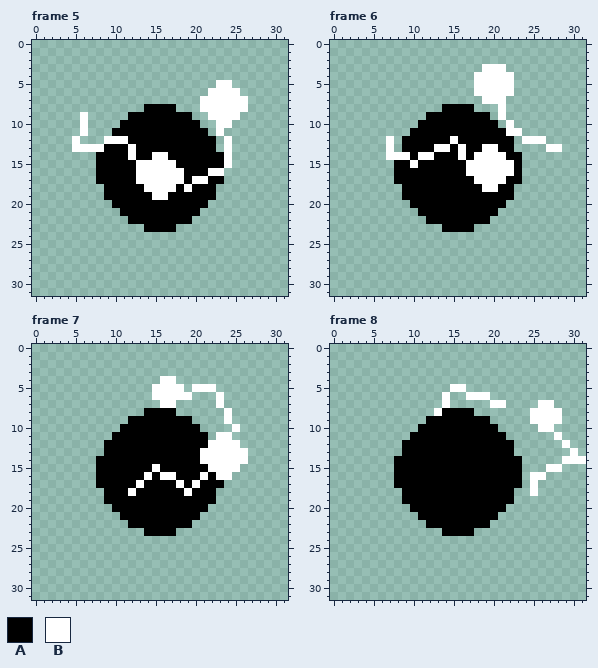
Two versions of one pixel-art file, Assets/Arts/Enemies/Boss/AncientOne/ATK1/ATK1Bullet/LHBulletFly.aseprite. This is how it looked before the edit.
32x32 pixels, 10 frames. Shown: frame 5, frame 6, frame 7, frame 8. The commit also changed other frames, which this record leaves out.
Palette (. is transparent): A #000000  B #ffffff
After:
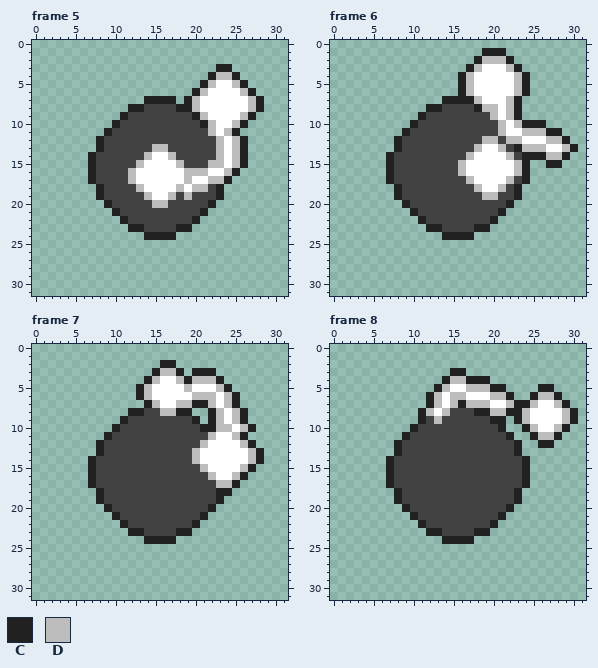
Colours new in this view: C #212121  D #bdbdbd
Edits made:
layer "Group 1/Layer 1" added
layer "Group 1/Layer 2" added
layer "Group 1/Layer 3" added
layer "Flattened" added
layer "Layer 1" removed
colour A: #000000 -> #424242
Frame 5:
y 3: x 23..24 .. -> CC
y 4: x 22..25 .... -> CDDC
y 5: x 21..22 .. -> CD; x 25..26 .. -> DC
y 6: x 20..21 .. -> CD; x 26..27 .. -> DC
y 7: x 14..17 .... -> CCCC; x 19..20 .. -> CD; x 27..28 .. -> DC
y 8: x 12..13 .. -> CC; x 18..20 ... -> CCD; x 27..28 .. -> DC
y 9: x 6 B -> .; x 11 . -> C; x 20..21 .. -> CD; x 26..27 .. -> DC
y 10: x 6 B -> .; x 10 . -> C; x 21..22 .. -> CD; x 25..26 .. -> DC
y 11: x 6 B -> .; x 9 . -> C; x 22 . -> D; x 24..25 .. -> DC
y 12: x 5 B -> .; x 8..11 .BBB -> CAAA; x 23 . -> D; x 25..26 .. -> DC
y 13: x 5..8 BBBB -> ...C; x 12 B -> A; x 15..16 AA -> DD; x 23 . -> D; x 25..26 .. -> DC
y 14: x 7 . -> C; x 12 B -> A; x 14 A -> D; x 17 A -> D; x 23 A -> D; x 25..26 .. -> DC
y 15: x 7 . -> C; x 13 B -> D; x 18 A -> D; x 22..23 AA -> DD; x 25..26 .. -> DC
y 16: x 7 . -> C; x 12 A -> D; x 19..21 AAA -> DDD; x 24..25 .. -> DC
y 17: x 7 . -> C; x 12 A -> D; x 19 A -> D; x 22..24 AA. -> DDC
y 18: x 8 . -> C; x 13 A -> D; x 18 A -> D; x 20..21 AA -> DD; x 23 . -> C
y 19: x 8 . -> C; x 14 A -> D; x 17 A -> D; x 19 A -> D; x 23 . -> C
y 20: x 9 . -> C; x 15..16 AA -> DD; x 22 . -> C
y 21: x 10 . -> C; x 21 . -> C
y 22: x 11 . -> C; x 20 . -> C
y 23: x 12..13 .. -> CC; x 18..19 .. -> CC
y 24: x 14..17 .... -> CCCC
Frame 6:
y 1: x 19..21 ... -> CCC
y 2: x 18..22 ..... -> CDDDC
y 3: x 17..18 .. -> CD; x 22..23 .. -> DC
y 4..6: x 16..17 .. -> CD; x 23..24 .. -> DC
y 7: x 14..18 ..... -> CCCCD; x 22..23 .. -> DC
y 8: x 12..13 .. -> CC; x 18..20 ... -> CDD; x 22..23 .. -> DC
y 9: x 11 . -> C; x 20 . -> D; x 22..23 .. -> DC
y 10: x 10 . -> C; x 21 . -> D; x 23..26 .... -> DCCC
y 11: x 9 . -> C; x 21 A -> D; x 24..28 ..... -> DDDCC
y 12: x 7..8 B. -> .C; x 15 B -> A; x 19..20 AA -> DD; x 22..23 A. -> DD; x 27..29 ... -> DDC
y 13: x 7..8 B. -> .C; x 13..14 BB -> AA; x 16 B -> A; x 18 A -> D; x 21 A -> D; x 23..26 .... -> CDDD; x 29..30 .. -> DC
y 14: x 7..9 BBB -> CAA; x 11..12 BB -> AA; x 16..17 BA -> AD; x 22 A -> D; x 24..29 ...... -> CCCDDC
y 15: x 7 . -> C; x 10 B -> A; x 16 A -> D; x 23..24 A. -> DC; x 27..28 .. -> CC
y 16: x 7 . -> C; x 16 A -> D; x 23..24 A. -> DC
y 17: x 7 . -> C; x 17 A -> D; x 22 A -> D; x 24 . -> C
y 18: x 8 . -> C; x 18 A -> D; x 21 A -> D; x 23 . -> C
y 19: x 8 . -> C; x 19..20 AA -> DD; x 23 . -> C
y 20: x 9 . -> C; x 22 . -> C
y 21: x 10 . -> C; x 21 . -> C
y 22: x 11 . -> C; x 20 . -> C
y 23: x 12..13 .. -> CC; x 18..19 .. -> CC
y 24: x 14..17 .... -> CCCC
Frame 7, layer "Flattened":
y 2: x 16..17 .. -> CC
y 3: x 15..18 .... -> CDDC; x 20..22 ... -> CCC
y 4: x 14..15 .. -> CD; x 18..23 ...... -> DCDDDC
y 5: x 13..14 .. -> CD; x 19 . -> D; x 23..24 .. -> DC
y 6: x 13..14 .. -> CD; x 20..22 ... -> DDD; x 24..25 .. -> DC
y 7: x 14..15 .. -> CD; x 18..22 ..... -> DDCCD; x 24..25 .. -> DC
y 8: x 12..13 .. -> CC; x 16..19 AA.. -> DDCC; x 22..23 .. -> CD; x 25..26 .. -> DC
y 9: x 11 . -> C; x 20 . -> C; x 22..23 .. -> CD; x 25..26 .. -> DC
y 10: x 10 . -> C; x 21..24 .... -> CCDD; x 26..27 .. -> DC
y 11: x 9 . -> C; x 22 . -> D; x 25..26 .. -> DC
y 12: x 8 . -> C; x 21 A -> D; x 26..27 .. -> DC
y 13: x 8 . -> C; x 20 A -> D; x 27..28 .. -> DC
y 14: x 7 . -> C; x 20 A -> D; x 27..28 .. -> DC
y 15: x 7 . -> C; x 15 B -> A; x 21 A -> D; x 26..27 .. -> DC
y 16: x 7 . -> C; x 14 B -> A; x 16..17 BB -> AA; x 21..22 BA -> AD; x 25..26 .. -> DC
y 17: x 7 . -> C; x 13 B -> A; x 18 B -> A; x 20 B -> A; x 23..25 A.. -> DDC
y 18: x 8 . -> C; x 12 B -> A; x 19 B -> A; x 23..24 .. -> CC
y 19: x 8 . -> C; x 23 . -> C
y 20: x 9 . -> C; x 22 . -> C
y 21: x 10 . -> C; x 21 . -> C
y 22: x 11 . -> C; x 20 . -> C
y 23: x 12..13 .. -> CC; x 18..19 .. -> CC
y 24: x 14..17 .... -> CCCC
Frame 8:
y 3: x 15..16 .. -> CC
y 4: x 14..19 ...... -> CDDCCC
y 5: x 13..14 .. -> CD; x 17..21 ..... -> DDDCC; x 26..27 .. -> CC
y 6: x 12..13 .. -> CD; x 15..16 .. -> DD; x 20..22 ... -> DDC; x 25..28 .... -> CDDC
y 7: x 12..13 .. -> CD; x 15..19 ..... -> DCDDD; x 22..25 .... -> DCCD; x 28..29 .. -> DC
y 8: x 11..12 .. -> CD; x 14 A -> D; x 18..24 ....... -> CCDDCCD; x 29..30 .. -> DC
y 9: x 11 . -> C; x 13 A -> D; x 20..21 .. -> CC; x 23..24 .. -> CD; x 29..30 .. -> DC
y 10: x 10 . -> C; x 21 . -> C; x 24..25 .. -> CD; x 28..29 .. -> DC
y 11: x 9 . -> C; x 22 . -> C; x 25..28 ...B -> CDDC
y 12: x 8 . -> C; x 23 . -> C; x 26..27 .. -> CC; x 29 B -> .
y 13: x 8 . -> C; x 23 . -> C; x 30 B -> .
y 14: x 7 . -> C; x 24 . -> C; x 29..31 BBB -> ...
y 15: x 7 . -> C; x 24 . -> C; x 27..28 BB -> ..
y 16: x 7 . -> C; x 24..26 .BB -> C..
y 17: x 7 . -> C; x 24..25 .B -> C.
y 18: x 8 . -> C; x 23 . -> C; x 25 B -> .
y 19: x 8 . -> C; x 23 . -> C
y 20: x 9 . -> C; x 22 . -> C
y 21: x 10 . -> C; x 21 . -> C
y 22: x 11 . -> C; x 20 . -> C
y 23: x 12..13 .. -> CC; x 18..19 .. -> CC
y 24: x 14..17 .... -> CCCC
